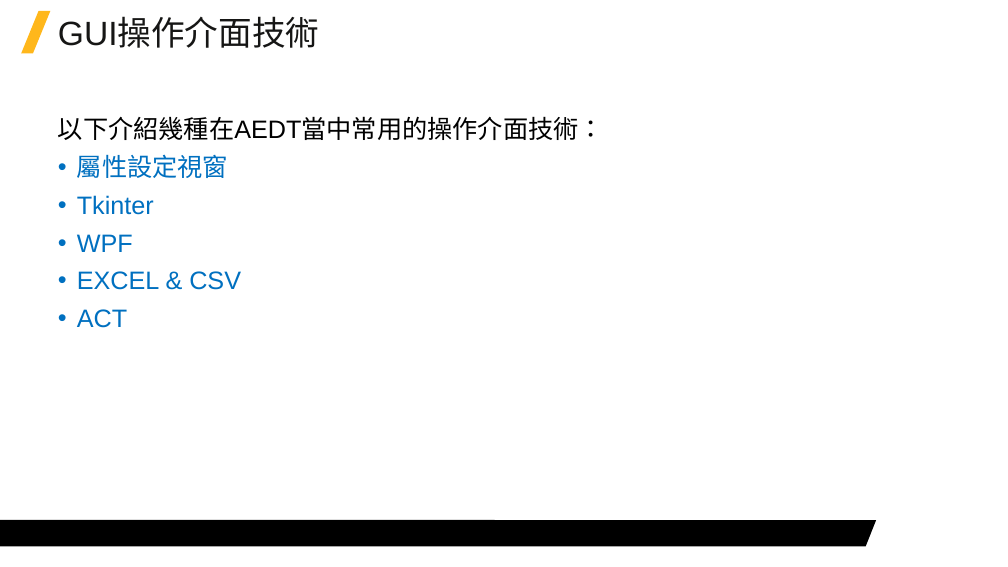
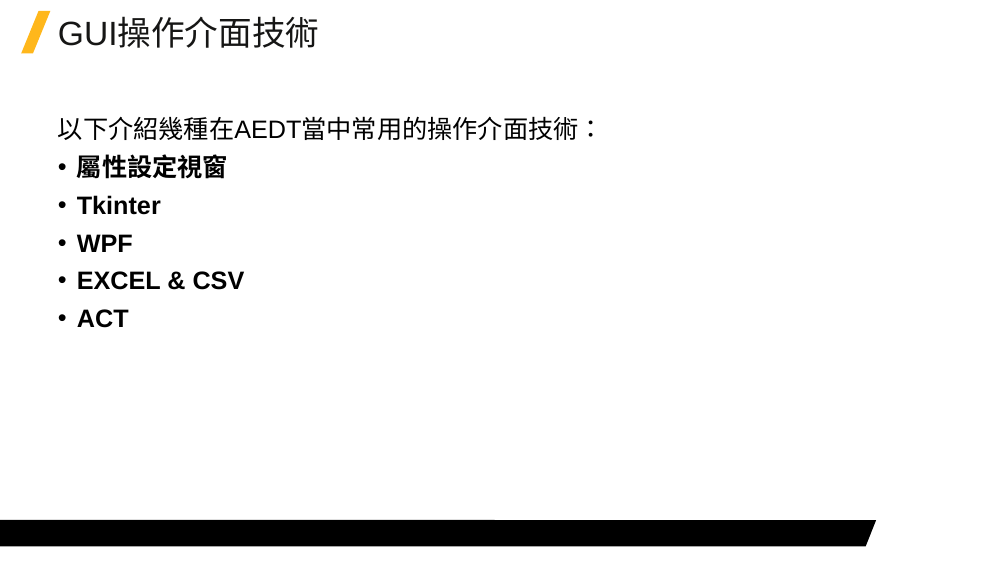
Before and after one commit to Jerrick-cheng/AEDT-Automation-Camp, a slide deck: slide 4 of 上課教材/Week5.pptx. Drawn at 1008x567 pixels with LibreOffice and Linux fonts; fonts in the diff are those of the drawing; background and template pictures are left out. Boxes give left, top, right and bottom in pixels: in the first picture for what was removed or moved away, otherwise in the second. Text is boxed around its words. In the diff, an @@ line names an element or a change of style, - is before the commit and + after.

```diff
--- a/上課教材/Week5.pptx
+++ b/上課教材/Week5.pptx
@@ text at [77, 154, 245, 328]: text colour #0070C0 to #000000, bold on in "屬性設定視窗", "Tkinter", "WPF", "EXCEL & CSV" and 1 more places @@
```
Also in this commit, not shown: 5 other slides changed, 5 slides added, 1 slide removed, 2 other files.
